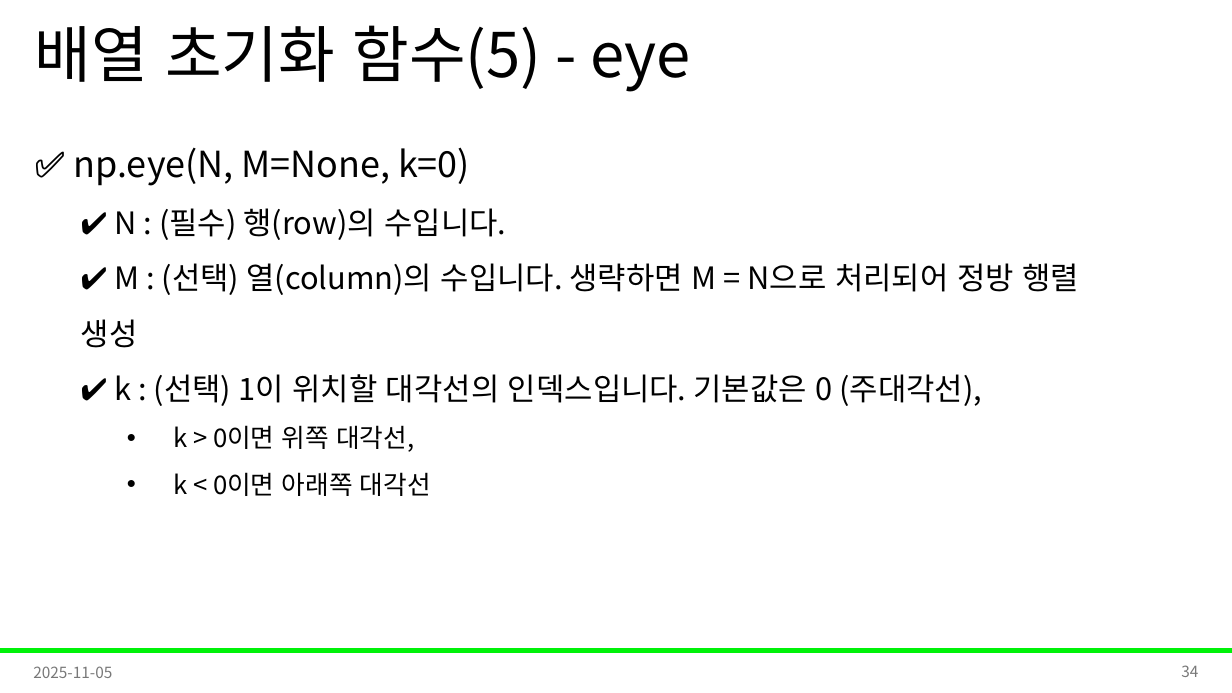
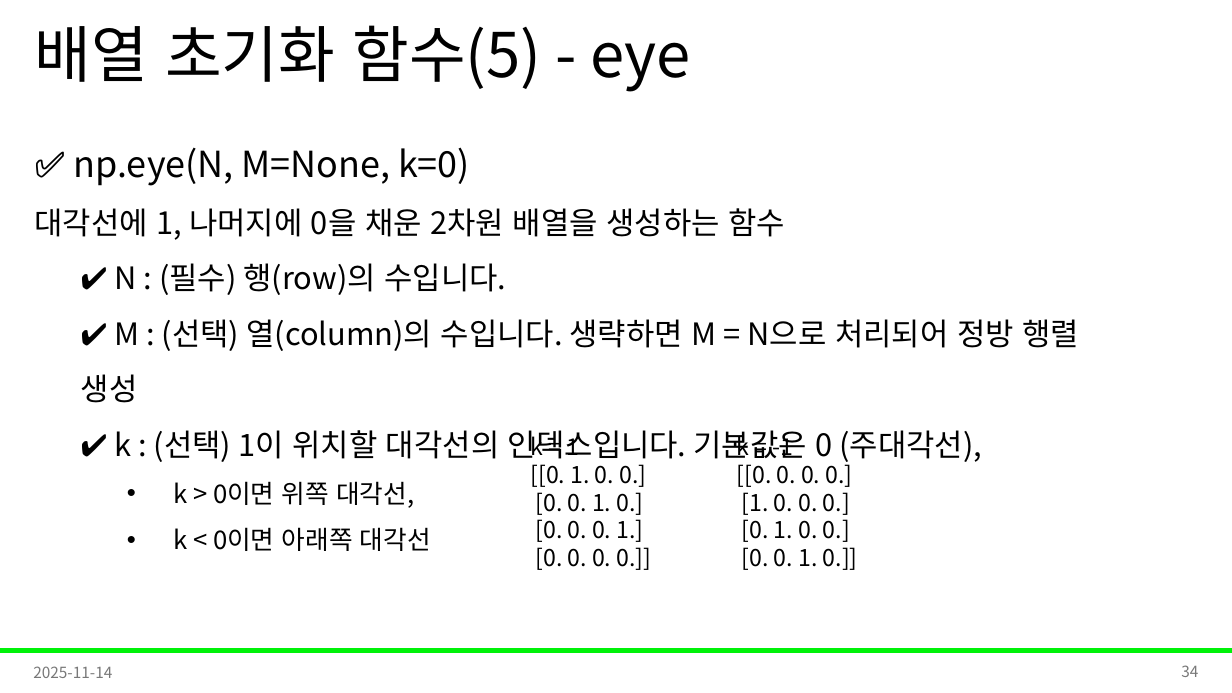
Before and after one commit to Leader-Lesson/KDT_RE_5th, a slide deck: slide 34 of material/3_데이터분석/01_numpy.pptx. Drawn at 1232x693 pixels with LibreOffice and Linux fonts; fonts in the diff are those of the drawing; background and template pictures are left out. Boxes give left, top, right and bottom in pixels: in the first picture for what was removed or moved away, otherwise in the second. Text is boxed around its words. In the diff, an @@ line names an element or a change of style, - is before the commit and + after.

```diff
--- a/material/3_데이터분석/01_numpy.pptx
+++ b/material/3_데이터분석/01_numpy.pptx
@@ text at (34,208,785,240): paragraph added @@
+대각선에 1, 나머지에 0을 채운 2차원 배열을 생성하는 함수
@@ text added at (530,432,652,570), 18 pt, text #000000 @@
+k = 1
+[[0. 1. 0. 0.]
+[0. 0. 1. 0.]
+[0. 0. 0. 1.]
+[0. 0. 0. 0.]]
@@ text added at (737,432,858,570), 18 pt, text #000000 @@
+k = -1
+[[0. 0. 0. 0.]
+[1. 0. 0. 0.]
+[0. 1. 0. 0.]
+[0. 0. 1. 0.]]
@@ text at (33,666,112,678): text changed @@
-2025-11-05
+2025-11-14
```
Also in this commit, not shown: 50 other slides changed, 1 other file.
